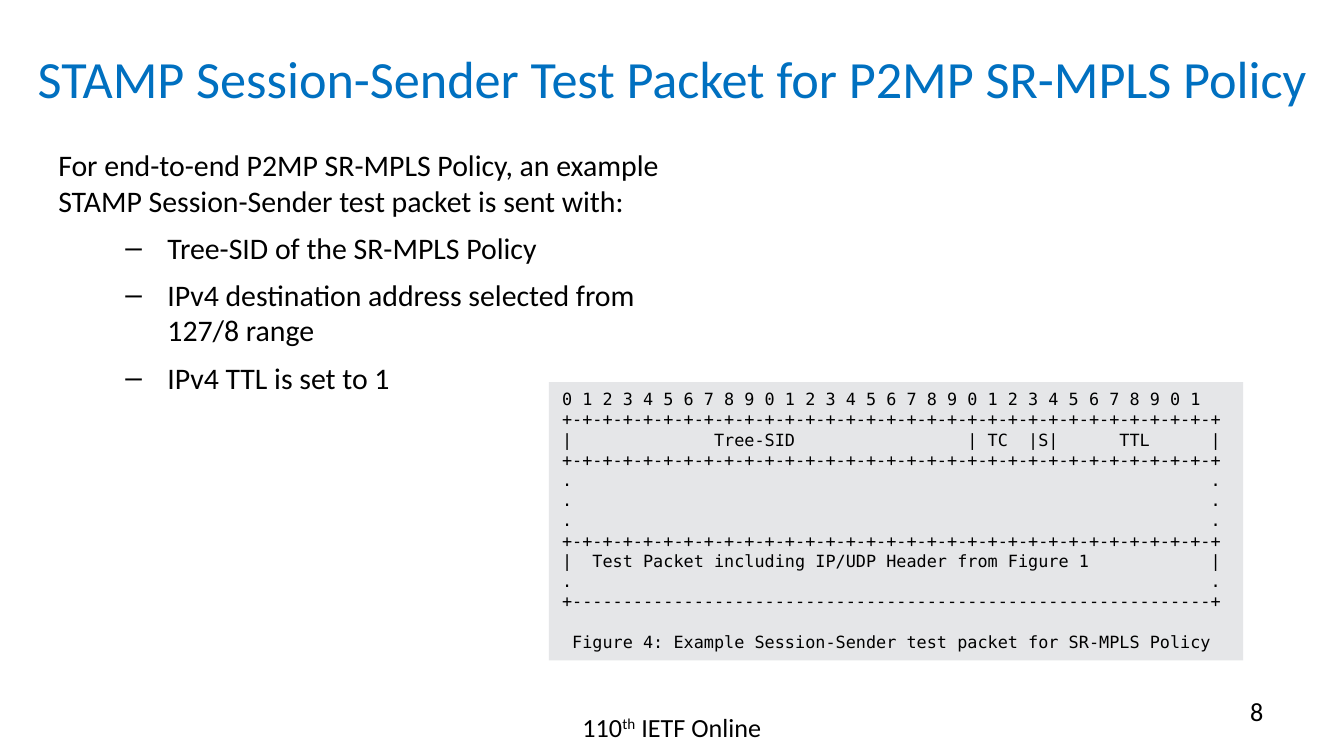
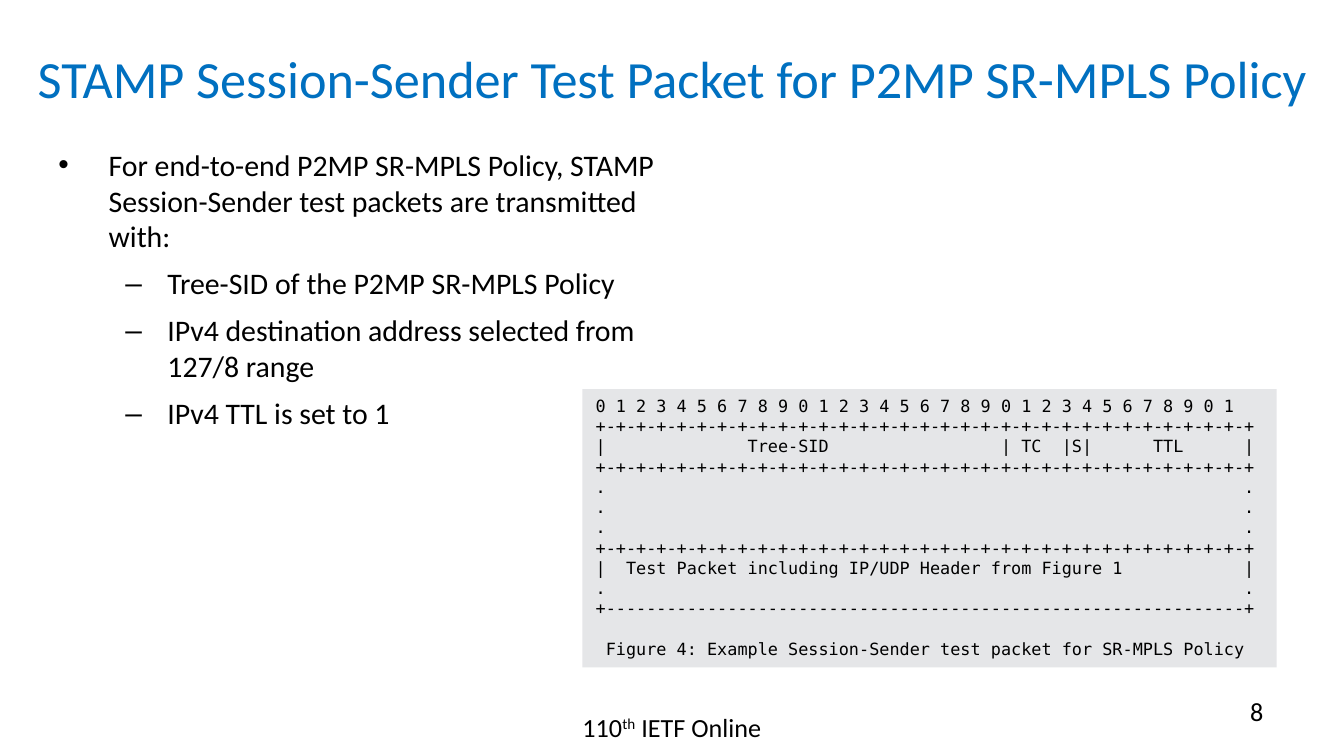
Before and after one commit to rakgandhi/ietf-slides, a slide deck: slide 8 of draft-gandhi-spring-stamp-srpm-05.pptx. Drawn at 1344x756 pixels with LibreOffice and Linux fonts; fonts in the diff are those of the drawing. Boxes give left, top, right and bottom in pixels: in the first picture for what was removed or moved away, otherwise in the second. Text is boxed around its words. In the diff, an @@ line names an element or a change of style, - is before the commit and + after.

```diff
--- a/draft-gandhi-spring-stamp-srpm-05.pptx
+++ b/draft-gandhi-spring-stamp-srpm-05.pptx
@@ text at <box>109,155,654,299</box>: text changed @@
-For end-to-end P2MP SR-MPLS Policy, an example STAMP Session-Sender test packet is sent with:
-  – Tree-SID of the SR-MPLS Policy
+• For end-to-end P2MP SR-MPLS Policy, STAMP Session-Sender test packets are transmitted with:
+  – Tree-SID of the P2MP SR-MPLS Policy
@@ rectangle "0 1 2 3 4 ...": place and size @@
-rectangle "0 1 2 3 4 ..." at <box>548,382,1243,660</box>
+rectangle "0 1 2 3 4 ..." at <box>582,390,1277,668</box>
```
Also in this commit, not shown: 3 other slides changed, 3 other files.
